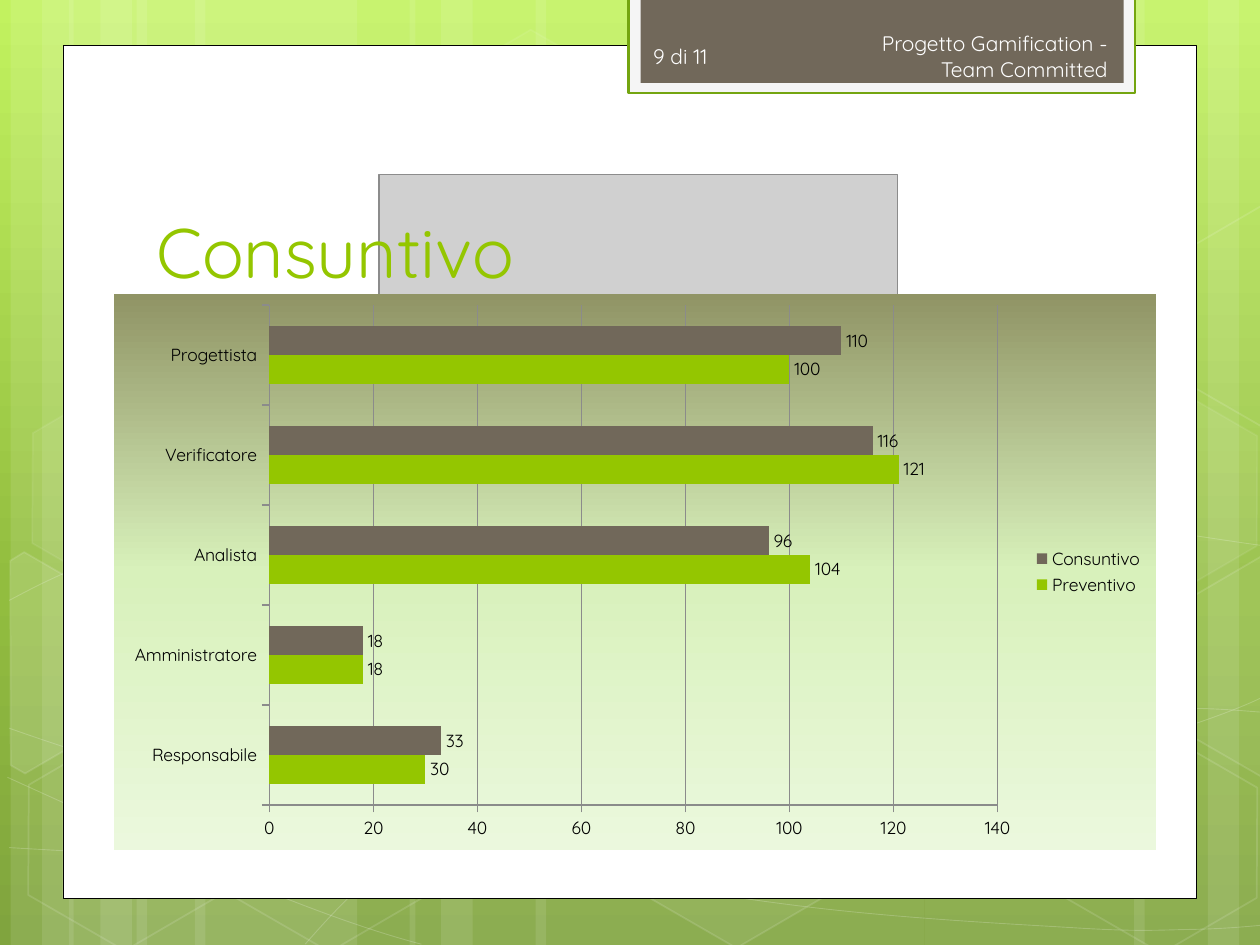
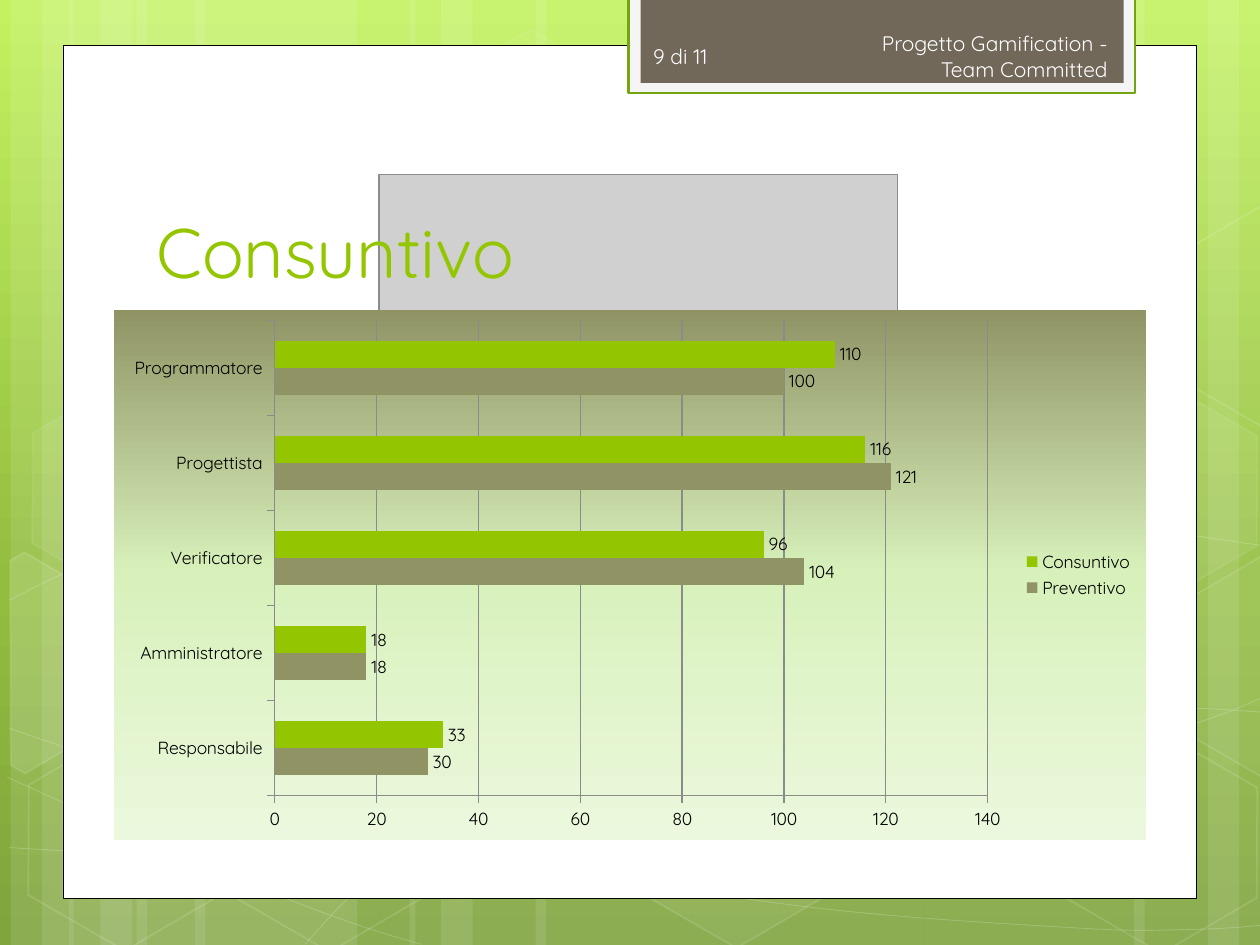
Before and after one commit to TeamCommitted/Team-Committed---Documenti, a slide deck: slide 9 of RQ/Esterni/Presentazione/RQ-Presentazione.pptx. Drawn at 1260x945 pixels with LibreOffice and Linux fonts; fonts in the diff are those of the drawing; grey boxes stand for pictures. Boxes give left, top, right and bottom in pixels: in the first picture for what was removed or moved away, otherwise in the second. Text is boxed around its words. In the diff, an @@ line names an element or a change of style, - is before the commit and + after.

```diff
--- a/RQ/Esterni/Presentazione/RQ-Presentazione.pptx
+++ b/RQ/Esterni/Presentazione/RQ-Presentazione.pptx
@@ bar chart at (x1=115, y1=310, x2=1147, y2=840) @@
-categories: Responsabile, Amministratore, Analista, Verificatore, Progettista
+categories: Responsabile, Amministratore, Verificatore, Progettista, Programmatore
@@ colour of Preventivo #94C600 to #909465 @@
@@ colour of Consuntivo #71685A to #94C600 @@
@@ bar chart resized from (x1=115, y1=294, x2=1157, y2=849) to (x1=115, y1=310, x2=1147, y2=840) @@
```
Also in this commit, not shown: 4 other slides changed, 2 other files.
